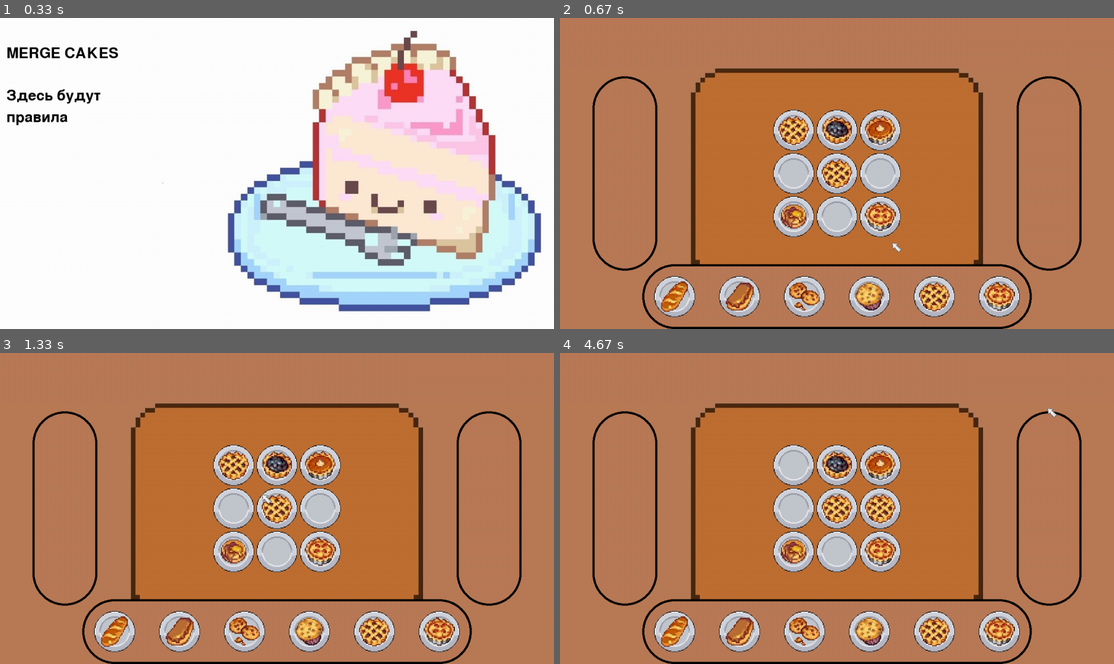
Above: before the commit, frames 1-4 (two rows, left to right).
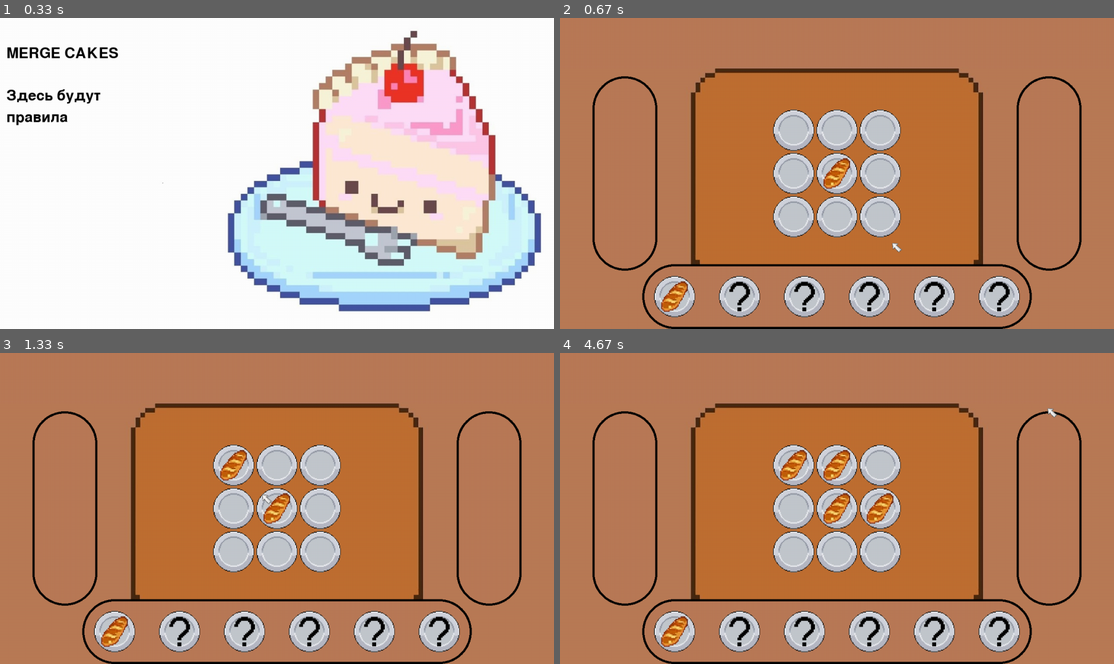
Above: after the commit, the same moments.

Repository: Krivnik/Pygame-Project
Game: pygame game, started from Main.py
Two runs of this game, one before a commit and one after it. Both use one fixed random seed, a clock stepped at 60 frames per second and the inputs below.
Inputs (mouse positions are in pixels of both pictures, inside the frame that each line leads up to):
- Up to frame 1 (0.33 s): no input
- Up to frame 2 (0.67 s): press the mouse at (704, 176) at 0.37 s; move the mouse to (798, 207) at 0.47 s; release the mouse at (892, 241) at 0.6 s
- Up to frame 3 (1.33 s): click (116, 632) at 0.72 s; click (260, 492) at 1.05 s
- Up to frame 4 (4.67 s): press the mouse at (737, 632) at 1.37 s; move the mouse to (698, 511) at 1.47 s; release the mouse at (654, 393) at 1.6 s; press the mouse at (737, 632) at 1.7 s; move the mouse to (825, 548) at 1.8 s; release the mouse at (909, 468) at 1.93 s; press the mouse at (737, 632) at 2.03 s; move the mouse to (787, 626) at 2.13 s; release the mouse at (842, 623) at 2.27 s; press the mouse at (792, 464) at 2.37 s; move the mouse to (837, 496) at 2.47 s; release the mouse at (881, 527) at 2.6 s; press the mouse at (737, 632) at 2.7 s; move the mouse to (814, 511) at 2.8 s; release the mouse at (892, 393) at 2.93 s; press the mouse at (737, 632) at 3.03 s; move the mouse to (720, 598) at 3.13 s; release the mouse at (704, 564) at 3.27 s; press the mouse at (936, 632) at 3.37 s; move the mouse to (870, 617) at 3.47 s; release the mouse at (803, 604) at 3.6 s; press the mouse at (737, 632) at 3.7 s; move the mouse to (687, 542) at 3.8 s; release the mouse at (632, 452) at 3.93 s; press the mouse at (676, 632) at 4.03 s; move the mouse to (659, 511) at 4.13 s; release the mouse at (643, 393) at 4.27 s; press the mouse at (676, 632) at 4.37 s; move the mouse to (859, 520) at 4.47 s; release the mouse at (1047, 408) at 4.6 s

Frame 1 is identical in both runs. In frame 2, 4.0% of the frame differs, in the area x 29-83%, y 31-95%; in frame 3, 4.0%; in frame 4, 4.4%.

Commit message:
Shop realization

Diff:
--- a/Main.py
+++ b/Main.py
@@ -4,8 +4,6 @@
 from image_loading import load_image
 from start_screen import start_screen
 
-FPS = 120
-
 
 def render_environment():
     upgrades = Panel('V')
@@ -23,12 +21,10 @@
     for lvl in range(1, 7):
         ShopButton(lvl)
 
-    Cookie(5, (1, 1), board_info)
-    Cookie(5, (0, 0), board_info)
-    Cookie(6, (2, 2), board_info)
-    Cookie(7, (1, 0), board_info)
-    Cookie(8, (2, 0), board_info)
-    Cookie(9, (0, 2), board_info)
+    Cookie(1, (1, 1), board_info)
+
+
+balance = 0
 
 
 class Board:
@@ -123,6 +119,7 @@
         super().__init__(cookies_group)
         self.width, self.height, self.top, self.left, self.cell_size = info
         self.lvl = lvl
+        self.income = 0  # Тут будет формула для расчета дохода печеньки определенного уровня
         self.image = load_image(f'lvl{str(lvl)}_sprite.png')
         self.mask = pygame.mask.from_surface(self.image)
         b.board[pos[1]][pos[0]][0] = lvl
@@ -174,13 +171,42 @@
 
 class ShopButton(pygame.sprite.Sprite):
     def __init__(self, lvl):
-        super().__init__(shop_buttons_group)
+        super().__init__(buttons_group, shop_buttons_group)
         self.lvl = lvl
-        self.image = load_image(f'shop_cell{str(lvl)}.png')
+        self.price = 0  # Тут будет формула для расчета цены печеньки определенного уровня
+        if self.lvl == 1:
+            self.enabled = True
+            self.image = load_image(f'shop_cell{str(self.lvl)}.png')
+        else:
+            self.enabled = False
+            self.image = load_image(f'locked_shop_cell.png')
 
         self.rect = self.image.get_rect()
         self.rect.x = 215 + (self.lvl - 1) * 150
         self.rect.y = 595
+
+    def click(self):
+        global balance
+        if self.price <= balance:
+            for row in range(len(b.board)):
+                for cell in range(len(b.board[row])):
+                    if b.board[row][cell][0] == 0:
+                        Cookie(self.lvl, (cell, row), b.get_info())
+                        balance -= self.price
+                        self.price = int(self.price * 1)  # 1 это затычка
+                        return
+                    if row == len(b.board) - 1 and cell == len(b.board[row]) - 1:
+                        print('ВСЕ КЛЕТКИ ЗАНЯТЫ')  # Это будет выводиться на экран
+        else:
+            print('ТЫ БОМЖАРА')  # Это тоже (только сообщение будет более гуманным)
+
+    def update_enabled(self):
+        if not self.enabled:
+            for row in b.board:
+                for cell in row:
+                    if cell[0] == self.lvl + 4:
+                        self.enabled = True
+                        self.image = load_image(f'shop_cell{str(self.lvl)}.png')
 
 
 if __name__ == '__main__':
@@ -195,6 +221,7 @@
     cells_group = pygame.sprite.Group()
     panels_group = pygame.sprite.Group()
     cookies_group = pygame.sprite.Group()
+    buttons_group = pygame.sprite.Group()
     shop_buttons_group = pygame.sprite.Group()
 
     cur = Cursor()
@@ -213,16 +240,23 @@
             if event.type == pygame.QUIT:
                 running = False
             elif event.type == pygame.MOUSEBUTTONDOWN:
-                point = pygame.mouse.get_pos()
                 x0, y0 = event.pos
                 if pygame.sprite.spritecollideany(cur, cookies_group):
                     collided_cookies = pygame.sprite.spritecollide(cur, cookies_group, False)
                     moving = True
+                elif pygame.sprite.spritecollideany(cur, buttons_group):
+                    collided_buttons = pygame.sprite.spritecollide(cur, shop_buttons_group, False)
+                    for btn in collided_buttons:
+                        if btn.enabled:
+                            btn.click()
+                        else:
+                            print(f'СНАЧАЛА ОТКРОЙ ПИРОГ {btn.lvl + 4} УРОВНЯ')  # Это тоже будет
+                            # выводиться на экран
             elif event.type == pygame.MOUSEBUTTONUP:
                 if moving:
                     for cookie in collided_cookies:
                         cookie.go_to_nearest_cell()
-                moving = False
+                        moving = False
             if event.type == pygame.MOUSEMOTION:
                 if moving:
                     dx, dy = event.pos[0] - x0, event.pos[1] - y0
@@ -230,6 +264,8 @@
                         cookie.update(dx, dy)
                     x0, y0 = event.pos
             cur.update(event)
+        for btn in shop_buttons_group:
+            btn.update_enabled()
         cells_group.draw(screen)
         panels_group.draw(screen)
         shop_buttons_group.draw(screen)
@@ -237,5 +273,5 @@
         if cur.visible:
             cur_group.draw(screen)
         pygame.display.flip()
-        pygame.time.Clock().tick(FPS)
+        pygame.time.Clock().tick(120)
     pygame.quit()
Binary file added: data/locked_shop_cell.png
